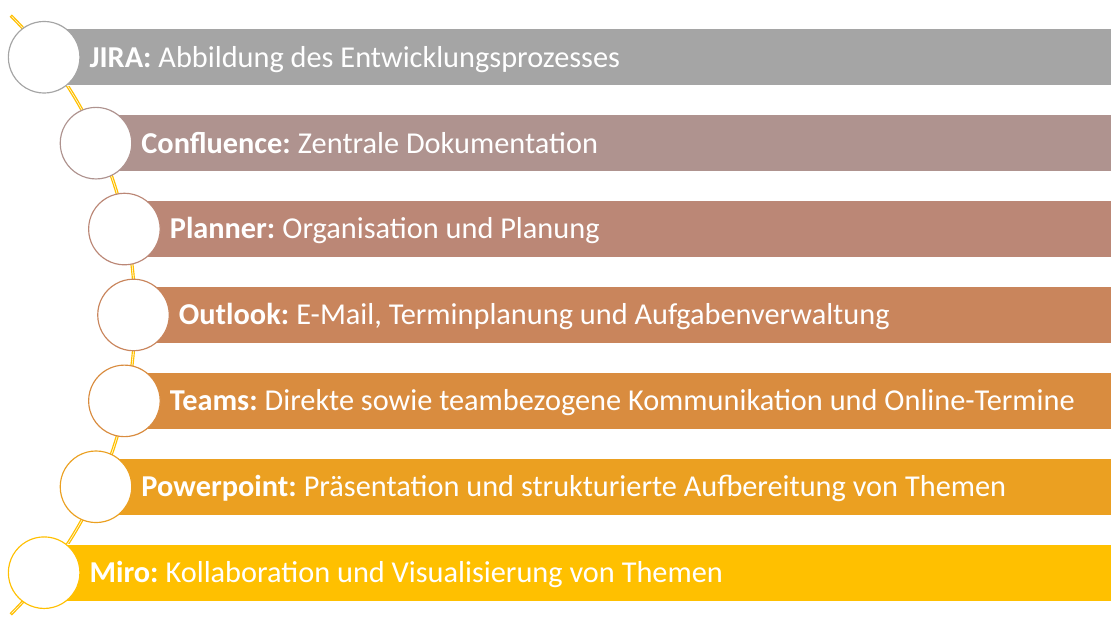
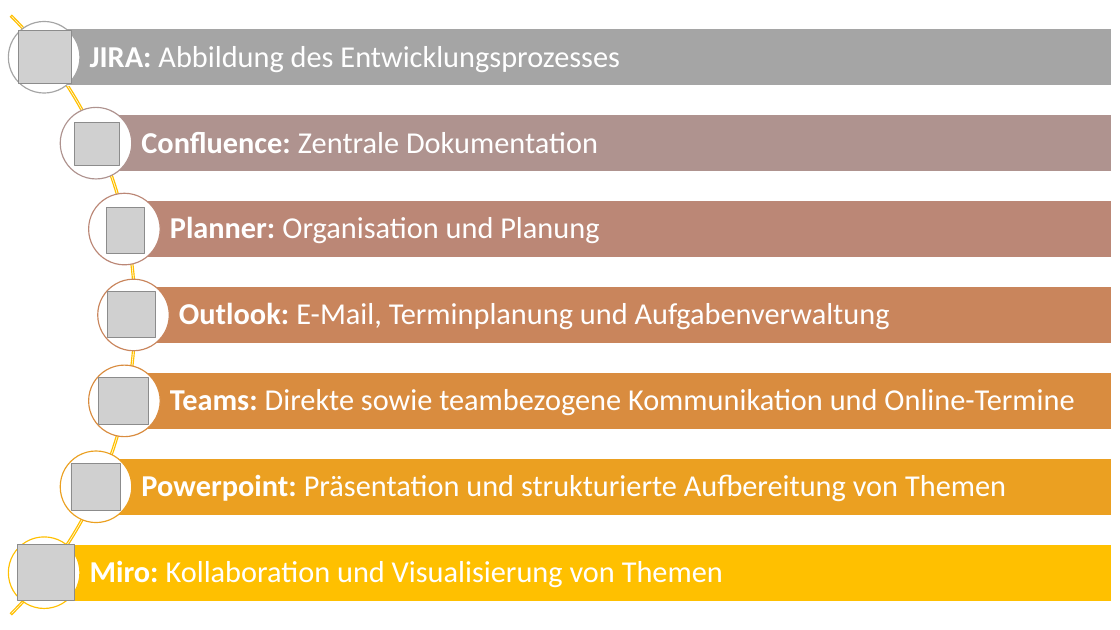
Before and after one commit to Neavcen/neavcen.github.io, a slide deck: slide 1 of assets/projektmanagement/2023-06-04 PM-Toolchain Uebersicht.pptx. Drawn at 1120x630 pixels with LibreOffice and Linux fonts; fonts in the diff are those of the drawing; grey boxes stand for pictures. Boxes give left, top, right and bottom in pixels: in the first picture for what was removed or moved away, otherwise in the second. Text is boxed around its words. In the diff, an @@ line names an element or a change of style, - is before the commit and + after.

```diff
--- a/assets/projektmanagement/2023-06-04 PM-Toolchain Uebersicht.pptx
+++ b/assets/projektmanagement/2023-06-04 PM-Toolchain Uebersicht.pptx
@@ group added at (18,31,156,601): 7 pictures @@
```
Also in this commit, not shown: 1 other file.
